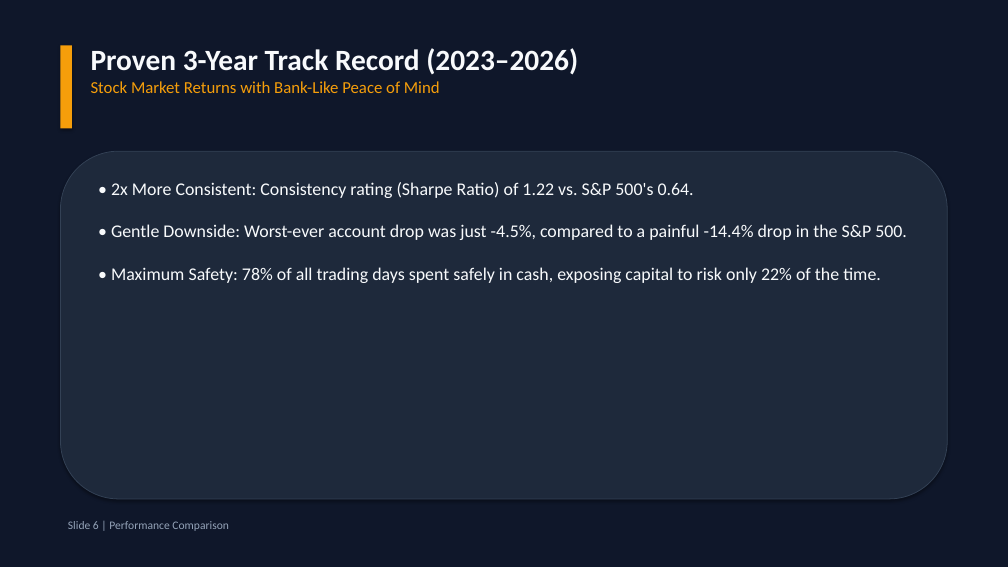
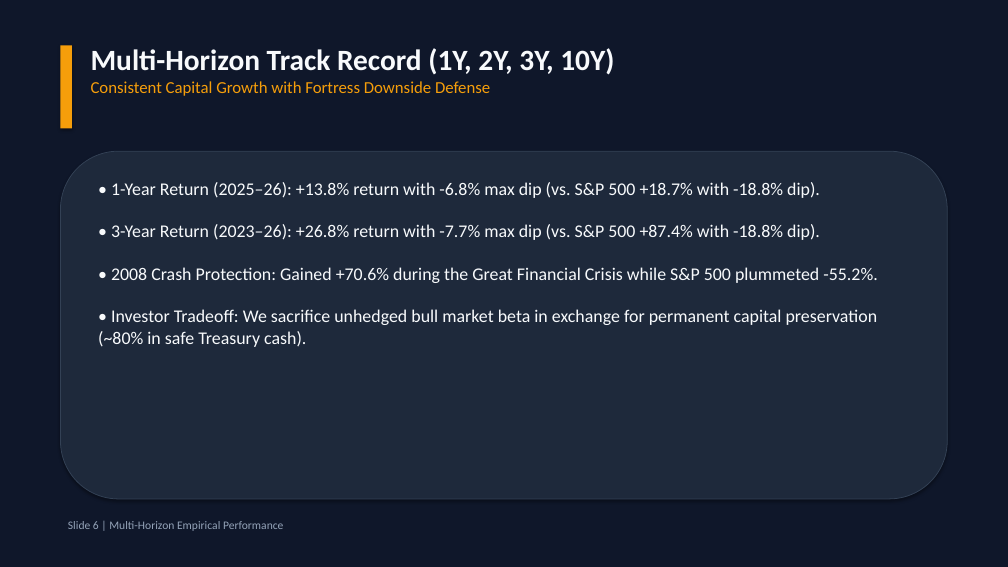
Before and after one commit to WYM22101AI/AI-Framework-, a slide deck: slide 6 of docs/FAMILY_QUANT_INVESTOR_DECK.pptx. Drawn at 1008x567 pixels with LibreOffice and Linux fonts; fonts in the diff are those of the drawing. Boxes give left, top, right and bottom in pixels: in the first picture for what was removed or moved away, otherwise in the second. Text is boxed around its words. In the diff, an @@ line names an element or a change of style, - is before the commit and + after.

Commit message:
Fix benchmark return to true Close-to-Close, add multi-horizon audit (1Y, 2Y, 3Y, 10Y), and update investor deck

```diff
--- a/docs/FAMILY_QUANT_INVESTOR_DECK.pptx
+++ b/docs/FAMILY_QUANT_INVESTOR_DECK.pptx
@@ text at (91,48,614,96): text changed @@
-Proven 3-Year Track Record (2023–2026)
-Stock Market Returns with Bank-Like Peace of Mind
+Multi-Horizon Track Record (1Y, 2Y, 3Y, 10Y)
+Consistent Capital Growth with Fortress Downside Defense
@@ text at (98,182,878,347): text changed @@
-• 2x More Consistent: Consistency rating (Sharpe Ratio) of 1.22 vs. S&P 500's 0.64.
-• Gentle Downside: Worst-ever account drop was just -4.5%, compared to a painful -14.4% drop in the S&P 500.
-• Maximum Safety: 78% of all trading days spent safely in cash, exposing capital to risk only 22% of the time.
+• 1-Year Return (2025–26): +13.8% return with -6.8% max dip (vs. S&P 500 +18.7% with -18.8% dip).
+• 3-Year Return (2023–26): +26.8% return with -7.7% max dip (vs. S&P 500 +87.4% with -18.8% dip).
+• 2008 Crash Protection: Gained +70.6% during the Great Financial Crisis while S&P 500 plummeted -55.2%.
+• Investor Tradeoff: We sacrifice unhedged bull market beta in exchange for permanent capital preservation (~80% in safe Treasury cash).
@@ text at (68,521,283,531): text changed @@
-Slide 6 | Performance Comparison
+Slide 6 | Multi-Horizon Empirical Performance
```
Also in this commit, not shown: 5 other files.
